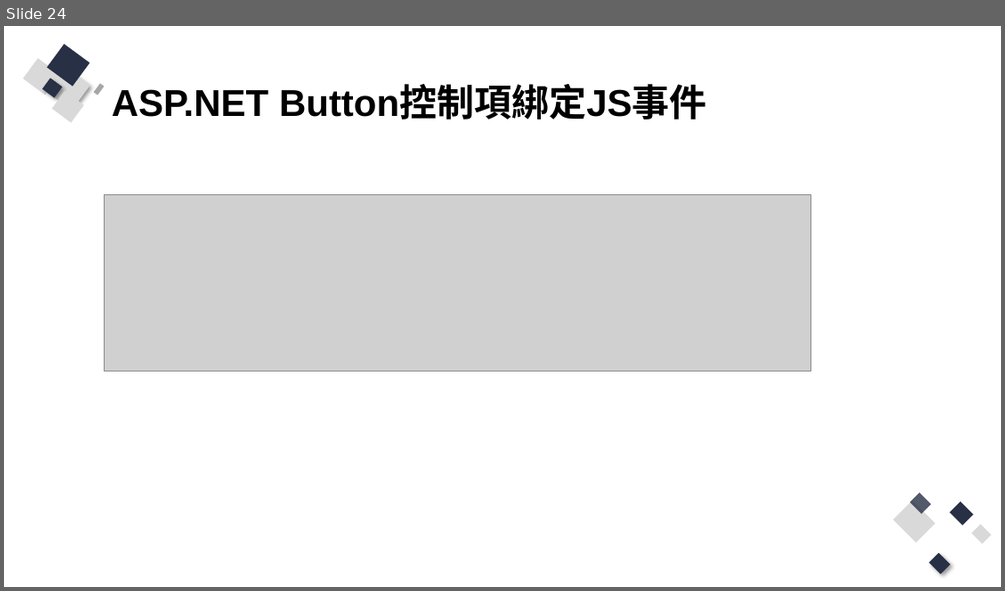
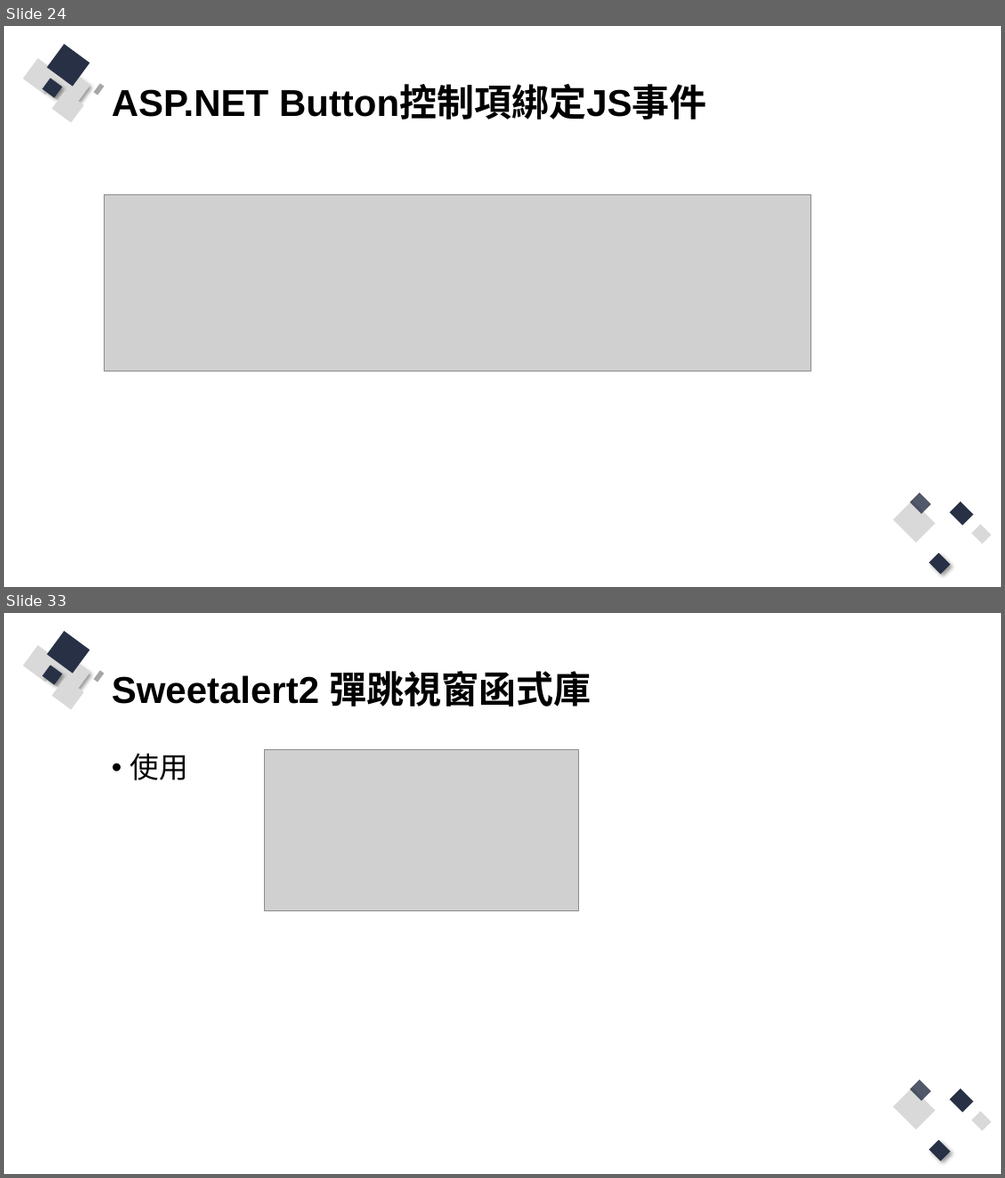
Before and after one commit to Q81JIAXIONG/-, a slide deck: 投影片/6.實作-帳號註冊、登入網頁前端防呆與提示.pptx. Shown one above the other, each under a label of ours: slide 24 before the commit, slides 24 and 33 after it; the slides between them are not shown. The pictures are 1005x591 and 1005x1178 pixels, drawn with LibreOffice and Linux fonts; fonts in the diff are those of the drawing; grey boxes stand for pictures. Boxes give left, top, right and bottom in pixels: in the first picture for what was removed or moved away, otherwise in the second. Text is boxed around its words. In the diff, an @@ line names an element or a change of style, - is before the commit and + after.

```diff
--- a/投影片/6.實作-帳號註冊、登入網頁前端防呆與提示.pptx
+++ b/投影片/6.實作-帳號註冊、登入網頁前端防呆與提示.pptx
@@ slide 33 added at (4,613,1001,1174), background #FFFFFF; not listed: 13 template elements that a slide beside it also shows @@
@@ title added at (112,671,591,706), 36 pt, text #000000, bold @@
+Sweetalert2 彈跳視窗函式庫
@@ text added at (130,753,188,780), 28 pt, text #000000 @@
+• 使用
@@ picture added at (265,749,579,910) @@
```
Also in this commit, not shown: 1 slide changed, 7 other slides added, 24 other files.
